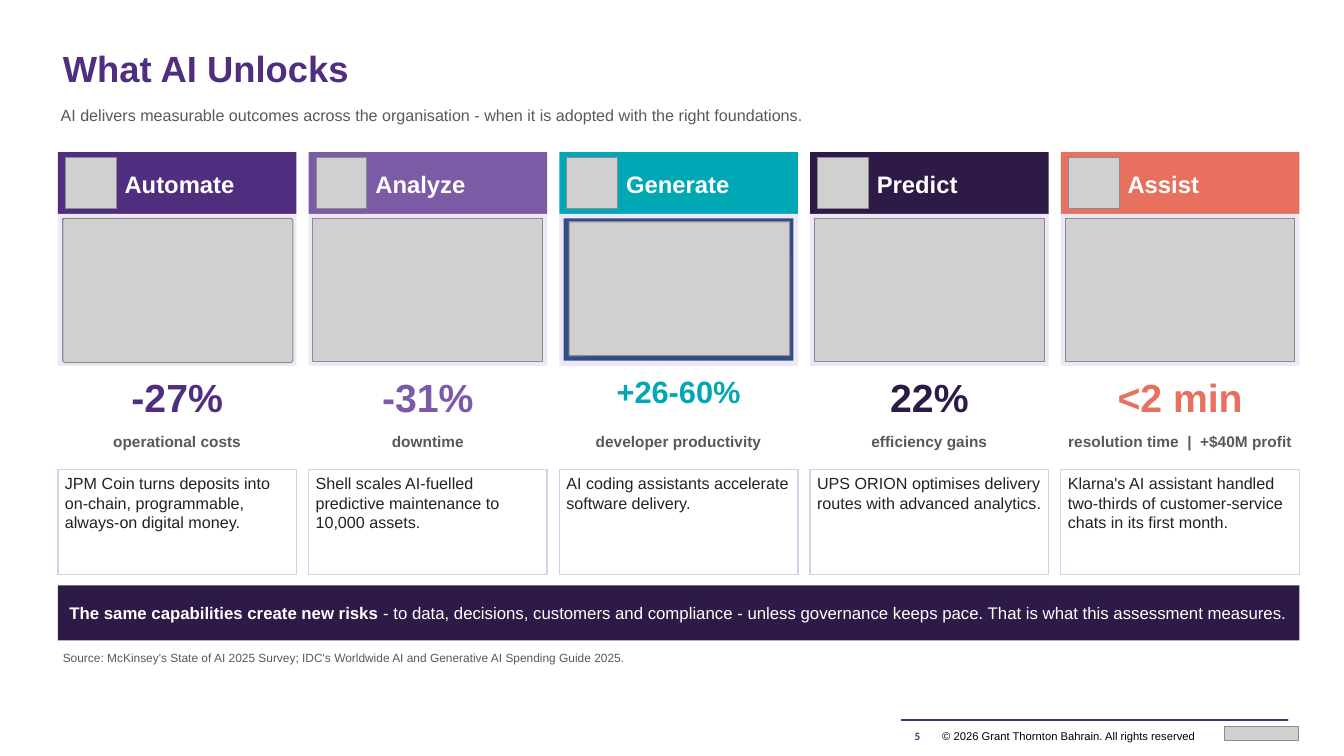
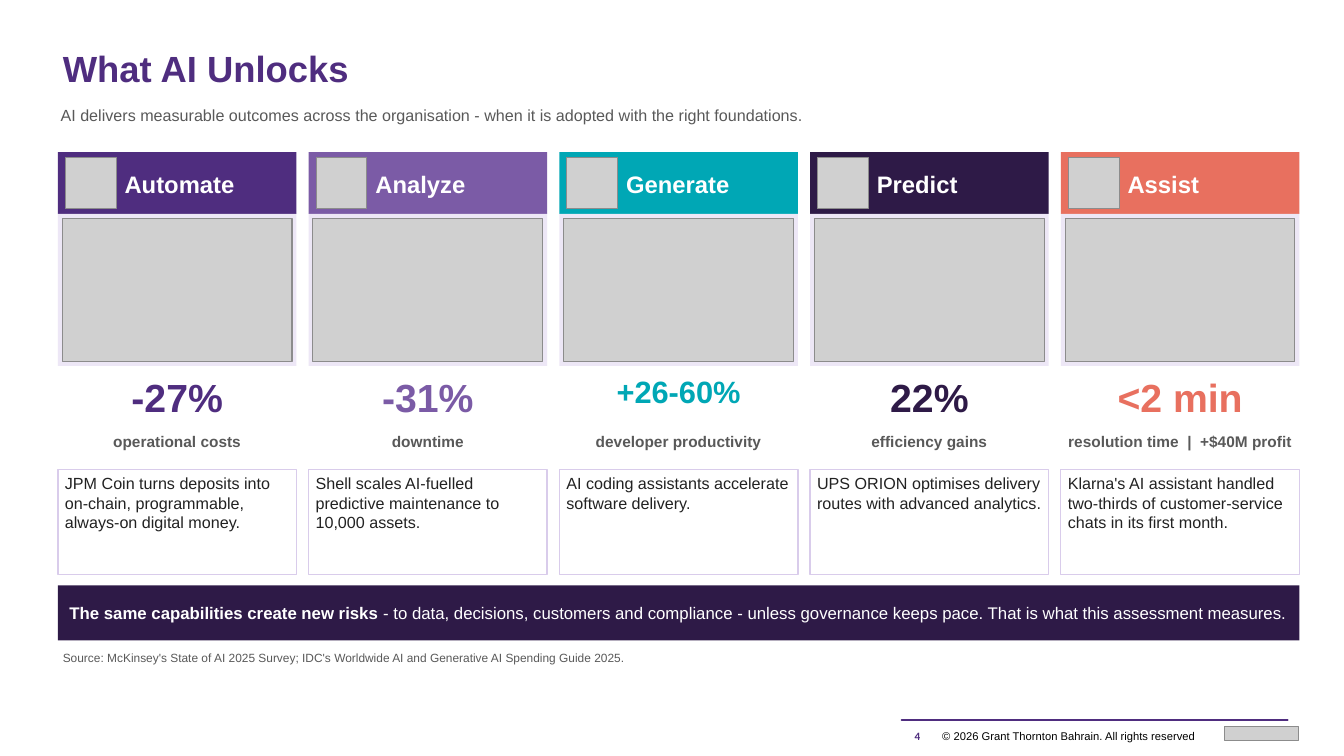
Before and after one commit to mahekdevangtrivedi-wq/GT-AI-Service-Line, a slide deck: slide 4 of 01_AI_Governance_Risk_Compliance/1.3_AI_Readiness_Assessment_Tool/GT_AI_Readiness_Assessment_Proposal.pptx (slide 5 before the commit). Drawn at 1344x756 pixels with LibreOffice and Linux fonts; fonts in the diff are those of the drawing; grey boxes stand for pictures. Boxes give left, top, right and bottom in pixels: in the first picture for what was removed or moved away, otherwise in the second. Text is boxed around its words. In the diff, an @@ line names an element or a change of style, - is before the commit and + after.

```diff
--- a/01_AI_Governance_Risk_Compliance/1.3_AI_Readiness_Assessment_Tool/GT_AI_Readiness_Assessment_Proposal.pptx
+++ b/01_AI_Governance_Risk_Compliance/1.3_AI_Readiness_Assessment_Tool/GT_AI_Readiness_Assessment_Proposal.pptx
@@ rectangle removed at <box>63,219,292,361</box> @@
@@ picture: place and size @@
-picture at <box>570,222,790,356</box>
+picture at <box>564,219,793,362</box>
@@ rectangle removed at <box>564,219,793,361</box> @@
@@ page number at <box>915,732,921,740</box>: text changed @@
-5
+4
```
Also in this commit, not shown: 14 other slides changed, 2 slides added, 2 slides removed, 33 other files.
